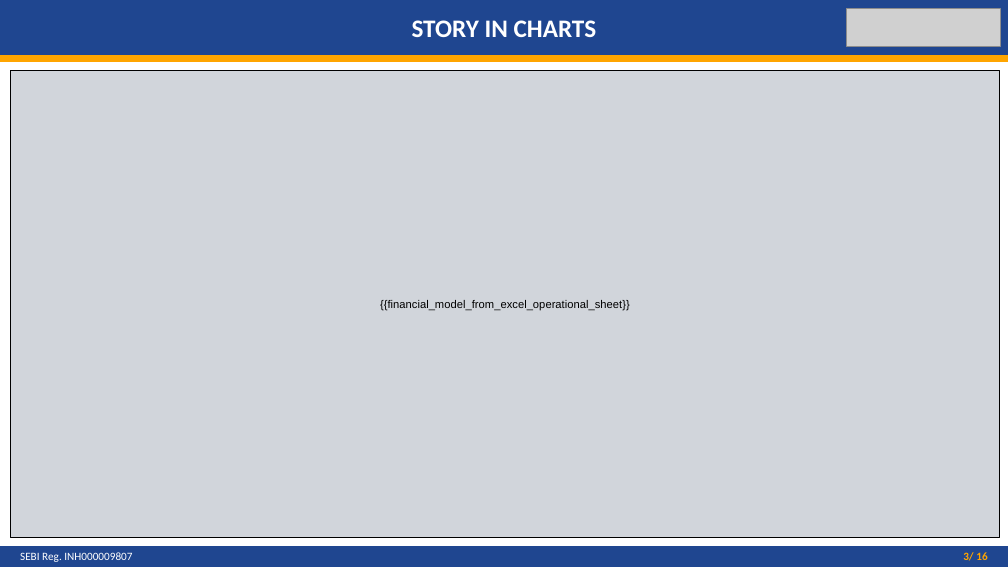
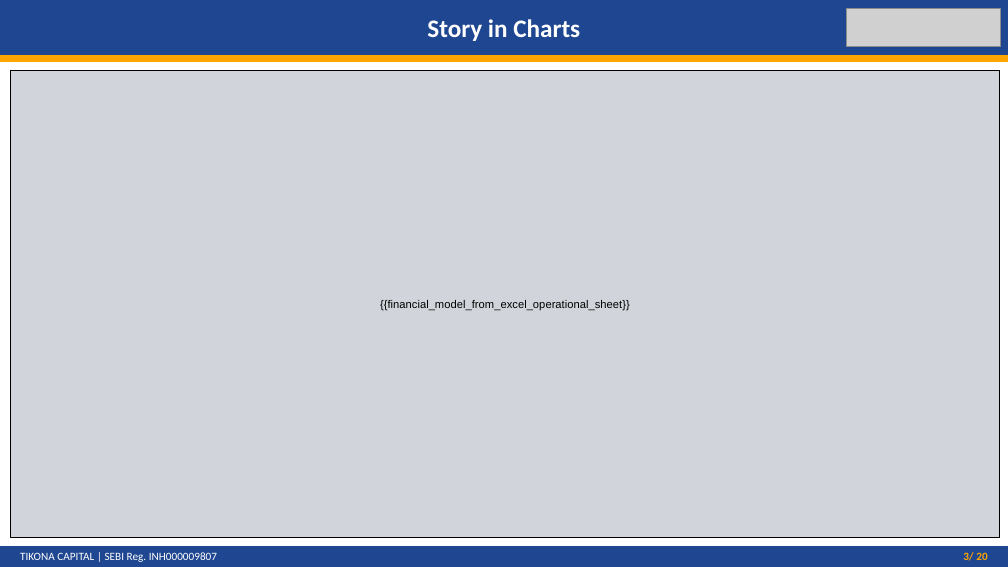
Before and after one commit to pratikgpt/tikona-research-os-2, a slide deck: slide 3 of master_template.pptx. Drawn at 1008x567 pixels with LibreOffice and Linux fonts; fonts in the diff are those of the drawing; grey boxes stand for pictures. Boxes give left, top, right and bottom in pixels: in the first picture for what was removed or moved away, otherwise in the second. Text is boxed around its words. In the diff, an @@ line names an element or a change of style, - is before the commit and + after.

```diff
--- a/master_template.pptx
+++ b/master_template.pptx
@@ text in rectangle at (427, 19, 580, 41): text changed @@
-STORY IN CHARTS
+Story in Charts
@@ text at (20, 552, 217, 562): text changed @@
-SEBI Reg. INH000009807
+TIKONA CAPITAL | SEBI Reg. INH000009807
@@ text at (963, 552, 987, 561): text changed @@
-3/ 16
+3/ 20
```
Also in this commit, not shown: 18 other slides changed, 1 slide added, 1 slide removed, 3 other files.
